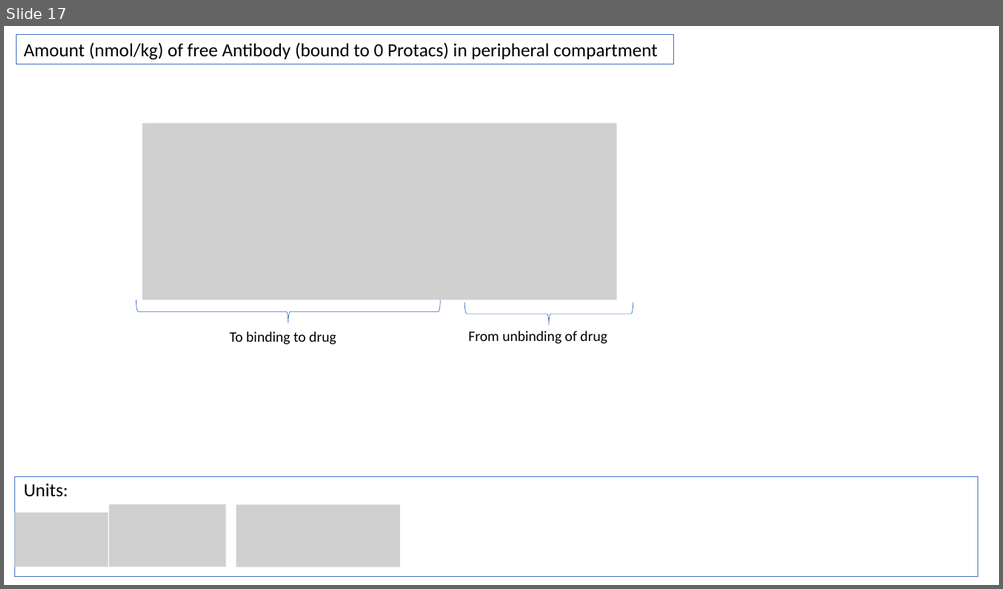
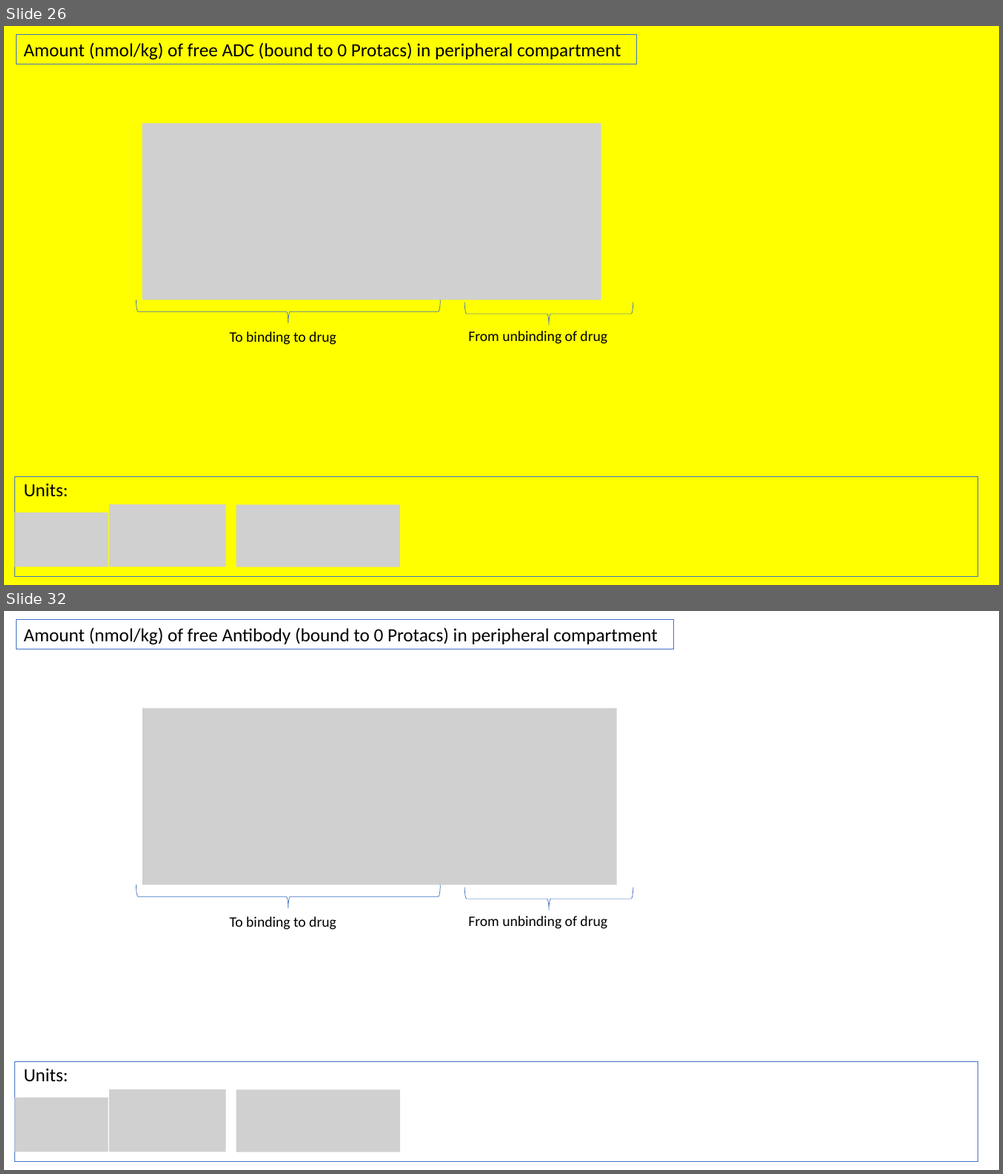
Before and after one commit to judith-stein/hc-protac-shuttle-rshiny-in-vivo, a slide deck: www/logistic_pk_pd_equations_explained.pptx. Shown one above the other, each under a label of ours: slide 17 before the commit, slides 26 and 32 after it; the slides between them are not shown. The pictures are 1003x589 and 1003x1174 pixels, drawn with LibreOffice and Linux fonts; fonts in the diff are those of the drawing; grey boxes stand for pictures. Boxes give left, top, right and bottom in pixels: in the first picture for what was removed or moved away, otherwise in the second. Text is boxed around its words. In the diff, an @@ line names an element or a change of style, - is before the commit and + after.

Commit message:
ADC with 2 free arms

```diff
--- a/www/logistic_pk_pd_equations_explained.pptx
+++ b/www/logistic_pk_pd_equations_explained.pptx
@@ slide 26 added at box(4, 26, 999, 585), background #FFFF00 @@
@@ rectangle added at box(17, 34, 637, 64), outline #4472C4 0.75 pt, 18 pt, text #000000 @@
+Amount (nmol/kg) of free ADC (bound to 0 Protacs) in peripheral compartment
@@ picture added at box(142, 123, 601, 300) @@
@@ right brace added at box(136, 301, 440, 323), outline #4472C4 0.5 pt @@
@@ right brace added at box(465, 303, 633, 326), outline #4472C4 0.5 pt @@
@@ text added at box(230, 332, 336, 345), 14 pt, text #000000 @@
+To binding to drug
@@ text added at box(468, 331, 607, 344), 14 pt, text #000000 @@
+From unbinding of drug
@@ rectangle added at box(14, 477, 978, 577), outline #4472C4 0.75 pt @@
@@ text added at box(24, 483, 68, 497), 18 pt, text #000000 @@
+Units:
@@ picture added at box(14, 513, 108, 568) @@
@@ picture added at box(109, 505, 226, 568) @@
@@ picture added at box(236, 505, 400, 568) @@
@@ what was slide 17 is now slide 32 @@
```
Also in this commit, not shown: 21 slides changed, 34 other slides added, 7 other files.
